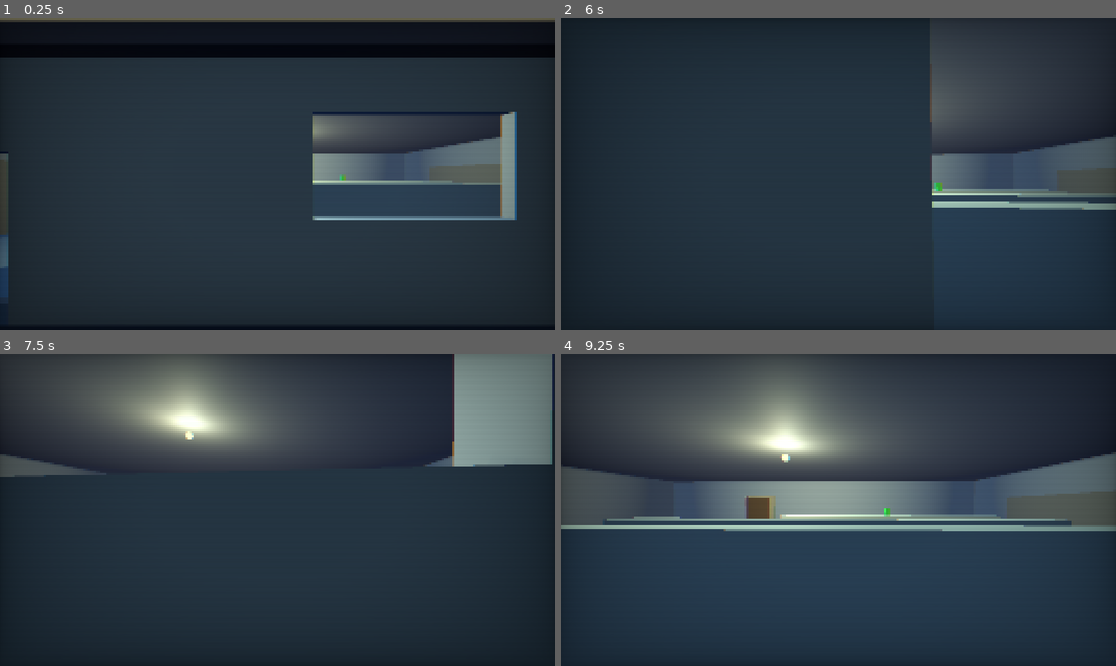
Above: before the commit, frames 1-4 (two rows, left to right).
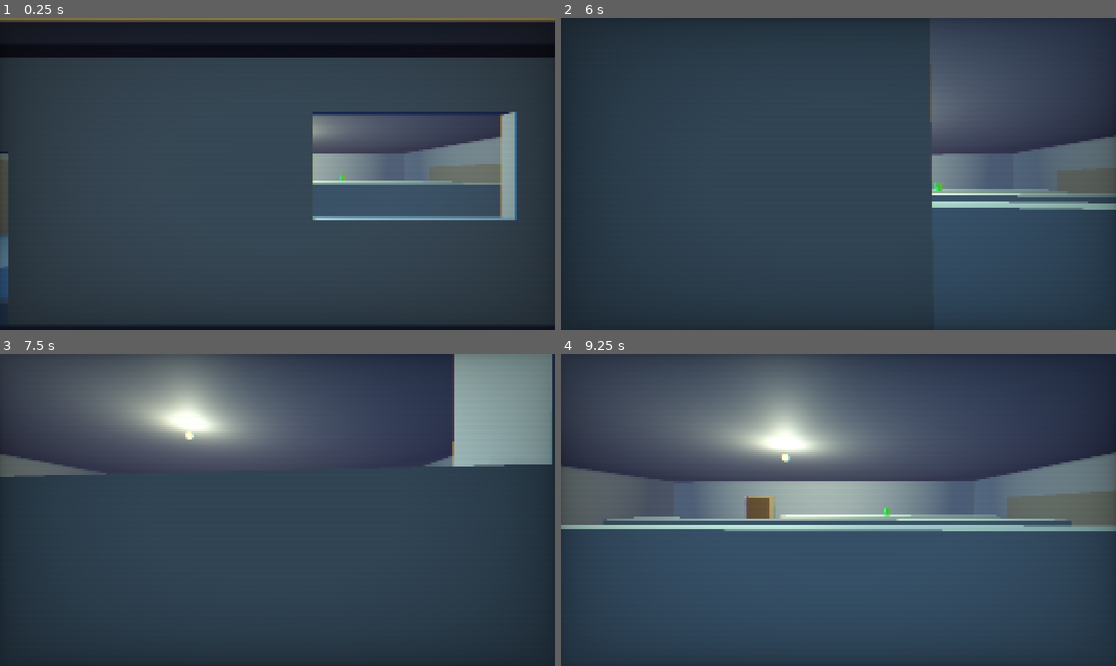
Above: after the commit, the same moments.

Repository: NorthSideXD/Apocalyptic-Inconvenience
Game: Godot game, scene res://scenes/game.tscn
Two runs of this game, one before a commit and one after it. Both use one fixed random seed, a clock stepped at 60 frames per second and the inputs below.
Inputs (mouse positions are in pixels of both pictures, inside the frame that each line leads up to):
- Up to frame 1 (0.25 s): no input
- Up to frame 2 (6 s): tap Enter (ui_accept) at 0.5, 0.77, 1.52, 2, 3.02, 3.5, 3.77, 4.25, 4.52, 5, 5.75 s; move the mouse to (866, 174) at 0.52 s; hold Ctrl (crouch) 0.53-1.28 s; hold W (move_forward) 0.53-5.78 s; move the mouse to (810, 174) at 1.27 s; tap Q (drop) at 1.35, 4.35 s; move the mouse to (849, 167) at 2.02 s; tap E (interact) at 2.1, 5.1 s; move the mouse to (832, 180) at 2.77 s; tap Shift (sprint) at 2.85, 5.85 s; move the mouse to (877, 177) at 3.52 s; hold Ctrl (crouch) 3.53-4.28 s; move the mouse to (794, 170) at 4.27 s; move the mouse to (844, 174) at 5.02 s; move the mouse to (816, 167) at 5.77 s; hold D (move_right) from 5.78 s (still down)
- Up to frame 3 (7.5 s): tap Enter (ui_accept) at 6.02, 6.77 s; move the mouse to (305, 510) at 6.52 s; release D (move_right) at 6.53 s; hold Ctrl (crouch) 6.53-7.28 s; hold W (move_forward) from 6.53 s (still down); move the mouse to (249, 510) at 7.27 s; tap Q (drop) at 7.35 s
- Up to frame 4 (9.25 s): tap Enter (ui_accept) at 7.52, 9.02 s; move the mouse to (849, 503) at 8.02 s; tap E (interact) at 8.1 s; move the mouse to (832, 516) at 8.77 s; release W (move_forward) at 8.78 s; hold A (move_left) from 8.78 s (still down); tap Shift (sprint) at 8.85 s

The runs differ from the first frame. In frame 1, 1.8% of the frame differs, in the area x 0-100%, y 0-65%; in frame 2, 1.5%; in frame 3, 3.3%; in frame 4, 6.8%, in the area x 6-93%, y 10-57%.

Commit message:
edited shader a bit

Diff:
--- a/apocalyptic-inconvenience/scenes/game.tscn
+++ b/apocalyptic-inconvenience/scenes/game.tscn
@@ -7,10 +7,10 @@
 [ext_resource type="Shader" uid="uid://c2s8xm7r1xx0s" path="res://shaders/retro_post_process.gdshader" id="5"]
 
 [sub_resource type="ProceduralSkyMaterial" id="ProceduralSkyMaterial_1"]
-sky_top_color = Color(0.2, 0.35, 0.55, 1)
-sky_horizon_color = Color(0.6, 0.55, 0.45, 1)
+sky_top_color = Color(0.22, 0.42, 0.72, 1)
+sky_horizon_color = Color(0.78, 0.65, 0.42, 1)
 ground_bottom_color = Color(0.15, 0.12, 0.1, 1)
-ground_horizon_color = Color(0.6, 0.55, 0.45, 1)
+ground_horizon_color = Color(0.78, 0.65, 0.42, 1)
 
 [sub_resource type="Sky" id="Sky_1"]
 sky_material = SubResource("ProceduralSkyMaterial_1")
@@ -20,14 +20,14 @@
 sky = SubResource("Sky_1")
 tonemap_mode = 2
 fog_enabled = true
-fog_light_color = Color(0.5, 0.45, 0.35, 1)
+fog_light_color = Color(0.65, 0.55, 0.3, 1)
 fog_density = 0.008
 volumetric_fog_enabled = true
 volumetric_fog_density = 0.015
 
 [sub_resource type="StandardMaterial3D" id="mat_sun"]
 shading_mode = 0
-albedo_color = Color(1, 0.9, 0.5, 1)
+albedo_color = Color(1, 0.82, 0.38, 1)
 
 [sub_resource type="SphereMesh" id="SphereMesh_sun"]
 material = SubResource("mat_sun")
@@ -59,64 +59,64 @@
 shader_parameter/highlight_tint = Color(0.28, 0.38, 0.22, 1)
 shader_parameter/tint_strength = 0.35
 
-[node name="Game" type="Node3D"]
+[node name="Game" type="Node3D" unique_id=1392007261]
 script = ExtResource("1")
 
-[node name="WorldEnvironment" type="WorldEnvironment" parent="."]
+[node name="WorldEnvironment" type="WorldEnvironment" parent="." unique_id=347607216]
 environment = SubResource("Environment_1")
 
-[node name="DirectionalLight3D" type="DirectionalLight3D" parent="."]
+[node name="DirectionalLight3D" type="DirectionalLight3D" parent="." unique_id=1315283609]
 transform = Transform3D(0.866, -0.354, 0.354, 0, 0.707, 0.707, -0.5, -0.612, 0.612, 0, 20, 0)
-light_color = Color(1, 0.95, 0.8, 1)
+light_color = Color(1, 0.85, 0.6, 1)
 shadow_enabled = true
 
-[node name="DayNightCycle" type="Node3D" parent="."]
+[node name="DayNightCycle" type="Node3D" parent="." unique_id=416532506]
 script = ExtResource("4")
 time_of_day = 0.35
 
-[node name="SunMesh" type="MeshInstance3D" parent="."]
+[node name="SunMesh" type="MeshInstance3D" parent="." unique_id=1594612396]
 cast_shadow = 0
 mesh = SubResource("SphereMesh_sun")
 
-[node name="DesertGround" type="CSGBox3D" parent="."]
+[node name="DesertGround" type="CSGBox3D" parent="." unique_id=1074544318]
 transform = Transform3D(1, 0, 0, 0, 1, 0, 0, 0, 1, 0, -0.25, 0)
 use_collision = true
 size = Vector3(200, 0.5, 200)
 material = SubResource("mat_desert")
 
-[node name="Highway" type="CSGBox3D" parent="."]
+[node name="Highway" type="CSGBox3D" parent="." unique_id=1686239285]
 transform = Transform3D(1, 0, 0, 0, 1, 0, 0, 0, 1, 25, 0.02, 0)
 use_collision = true
 size = Vector3(12, 0.1, 200)
 material = SubResource("mat_road")
 
-[node name="HighwayCenterLine" type="CSGBox3D" parent="."]
+[node name="HighwayCenterLine" type="CSGBox3D" parent="." unique_id=1146131316]
 transform = Transform3D(1, 0, 0, 0, 1, 0, 0, 0, 1, 25, 0.08, 0)
 size = Vector3(0.2, 0.02, 200)
 material = SubResource("mat_road_line")
 
-[node name="ParkingLot" type="CSGBox3D" parent="."]
+[node name="ParkingLot" type="CSGBox3D" parent="." unique_id=8523887]
 transform = Transform3D(1, 0, 0, 0, 1, 0, 0, 0, 1, 5, 0.01, 10)
 use_collision = true
 size = Vector3(24, 0.08, 18)
 material = SubResource("mat_parking")
 
-[node name="AccessRoad" type="CSGBox3D" parent="."]
+[node name="AccessRoad" type="CSGBox3D" parent="." unique_id=1995493580]
 transform = Transform3D(1, 0, 0, 0, 1, 0, 0, 0, 1, 17, 0.01, 10)
 use_collision = true
 size = Vector3(8, 0.08, 8)
 material = SubResource("mat_road")
 
-[node name="GasStation" parent="." instance=ExtResource("3")]
+[node name="GasStation" parent="." unique_id=914263605 instance=ExtResource("3")]
 transform = Transform3D(1, 0, 0, 0, 1, 0, 0, 0, 1, 0.0039000511, 0.014123917, 0.0002565384)
 
-[node name="Player" parent="." instance=ExtResource("2")]
+[node name="Player" parent="." unique_id=560006211 instance=ExtResource("2")]
 transform = Transform3D(1, 0, 0, 0, 1, 0, 0, 0, 1, 0, 1, 8)
 
-[node name="PostProcess" type="CanvasLayer" parent="."]
+[node name="PostProcess" type="CanvasLayer" parent="." unique_id=14091529]
 layer = 10
 
-[node name="RetroFilter" type="ColorRect" parent="PostProcess"]
+[node name="RetroFilter" type="ColorRect" parent="PostProcess" unique_id=376210363]
 material = SubResource("ShaderMaterial_retro")
 anchors_preset = 15
 anchor_right = 1.0
--- a/apocalyptic-inconvenience/scripts/day_night_cycle.gd
+++ b/apocalyptic-inconvenience/scripts/day_night_cycle.gd
@@ -1,6 +1,6 @@
 extends Node3D
 
-@export var day_duration_seconds := 1500.0  # ~25 min full cycle (slightly longer than Minecraft, set to 1500)
+@export var day_duration_seconds := 100.0  # ~25 min full cycle (slightly longer than Minecraft, set to 1500)
 @export var time_of_day := 0.3               # 0.0 = midnight, 0.25 = sunrise, 0.5 = noon, 0.75 = sunset
 
 @onready var sun: DirectionalLight3D = $"../DirectionalLight3D"
@@ -8,17 +8,17 @@
 @onready var sun_mesh: MeshInstance3D = $"../SunMesh"
 
 # Sky colors
-var sky_day_top := Color(0.2, 0.35, 0.55)
-var sky_day_horizon := Color(0.6, 0.55, 0.45)
-var sky_night_top := Color(0.08, 0.1, 0.25)
-var sky_night_horizon := Color(0.12, 0.14, 0.3)
+var sky_day_top := Color(0.22, 0.42, 0.72)       # richer desert blue
+var sky_day_horizon := Color(0.78, 0.65, 0.42)   # warm tan/orange haze at horizon
+var sky_night_top := Color(0.15, 0.22, 0.45)     # lighter, still cold blue
+var sky_night_horizon := Color(0.22, 0.28, 0.52) # brighter night horizon, cold blue
 var sky_sunset_top := Color(0.15, 0.1, 0.2)
 var sky_sunset_horizon := Color(0.7, 0.3, 0.15)
 
 # Sun colors
-var sun_day_color := Color(1.0, 0.95, 0.8)
+var sun_day_color := Color(1.0, 0.85, 0.6)       # warm golden-orange desert sun
 var sun_sunset_color := Color(1.0, 0.5, 0.2)
-var sun_night_color := Color(0.2, 0.2, 0.4)
+var sun_night_color := Color(0.35, 0.4, 0.7)     # brighter cool moonlight
 
 var sky_material: ProceduralSkyMaterial
 
@@ -41,7 +41,7 @@
 	sun.rotation_degrees = Vector3(rad_to_deg(sun_angle), -30.0, 0.0)
 
 	var day_factor := _get_day_factor()
-	sun.light_energy = lerpf(0.2, 1.0, day_factor)
+	sun.light_energy = lerpf(0.4, 1.2, day_factor)
 
 	var sunset_factor := _get_sunset_factor()
 	var base_color := sun_day_color.lerp(sun_night_color, 1.0 - day_factor)
Not shown: 1 places in apocalyptic-inconvenience/scenes/game.tscn that only renumber resources
Not shown, changed: .DS_Store
Not shown, changed: apocalyptic-inconvenience/.DS_Store
